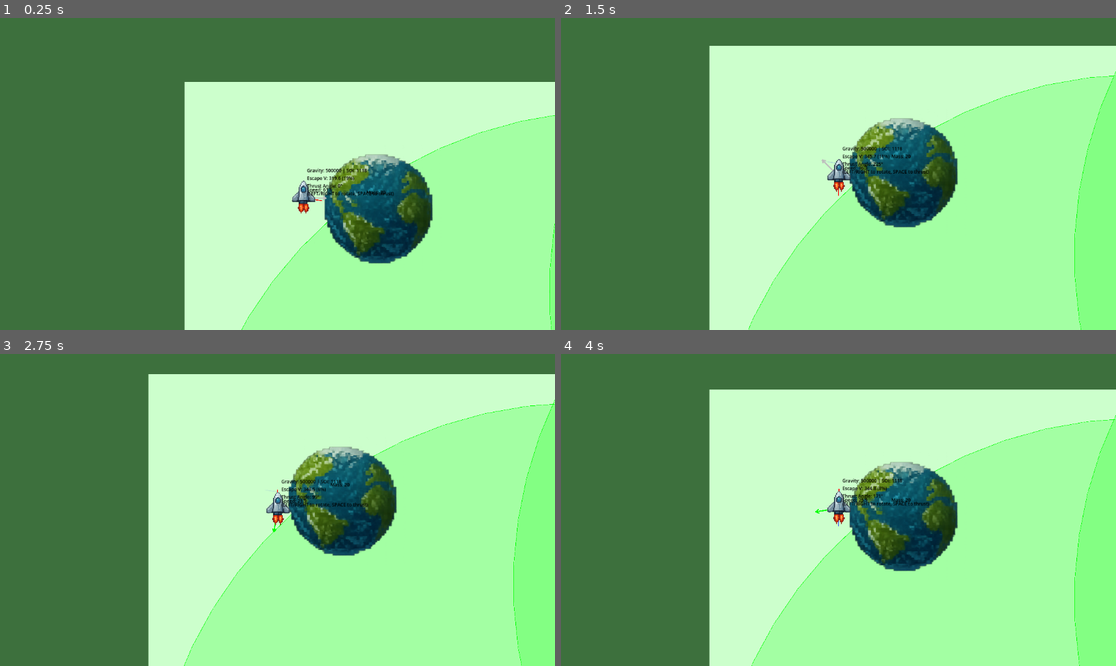
Above: before the commit, frames 1-4 (two rows, left to right).
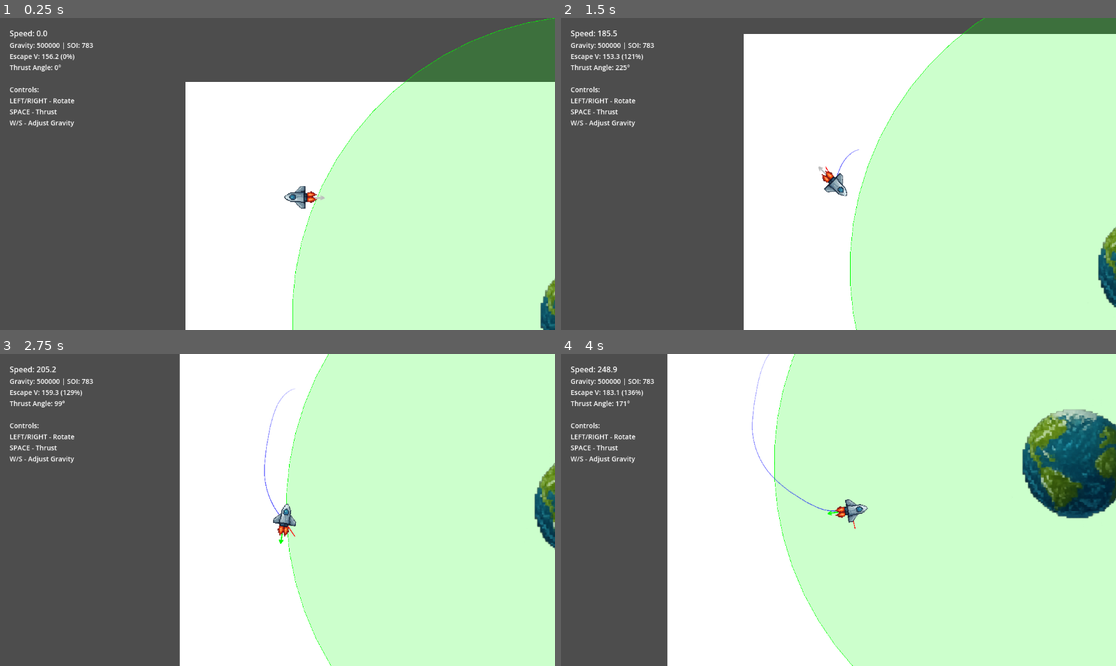
Above: after the commit, the same moments.

Repository: magedeungaro/Orbit
Game: Godot game, scene res://main.tscn
Same seed, same stepped clock (60 frames per second), same inputs: the game is played once before the commit and once after it.
Inputs:
- Up to frame 1 (0.25 s): no input
- Up to frame 2 (1.5 s): hold Right (ui_right) 0.53-1.28 s; hold Space (ui_select) 0.53-1.28 s; hold Down (ui_down) from 1.28 s (still down); tap Space (ui_select) at 1.35 s
- Up to frame 3 (2.75 s): tap Space (ui_select) at 1.52, 1.82 s; release Down (ui_down) at 2.03 s; hold Right (ui_right) from 2.03 s (still down); hold Space (ui_select) from 2.03 s (still down)
- Up to frame 4 (4 s): release Right (ui_right) at 2.78 s; release Space (ui_select) at 2.78 s; hold Up (ui_up) 2.78-3.53 s; tap Space (ui_select) at 2.85, 3.02, 3.32 s; hold Left (ui_left) from 3.53 s (still down); hold Space (ui_select) from 3.53 s (still down)

The runs differ from the first frame. In frame 1, 90% of the frame differs, in the area x 0-100%, y 0-100%; in frame 2, 93%; in frame 3, 92%; in frame 4, 85%.

Commit message:
Update scene and scripts: add HUD for ship information and adjust orbital mechanics parameters

Diff:
--- a/main.tscn
+++ b/main.tscn
@@ -8,6 +8,7 @@
 [ext_resource type="Texture2D" uid="uid://b56y5xo5mrxda" path="res://Assets/Sprites/Planet 3.PNG" id="5_planet3"]
 [ext_resource type="Texture2D" uid="uid://bvev41whwp4ii" path="res://Assets/Sprites/Planet 1.PNG" id="6_planet1"]
 [ext_resource type="Texture2D" uid="uid://bxvf2ptnyrcfq" path="res://Assets/Sprites/Ship.PNG" id="7_wyn4c"]
+[ext_resource type="Script" path="res://scripts/hud.gd" id="8_hud"]
 
 [sub_resource type="RectangleShape2D" id="RectangleShape2D_kc8bv"]
 size = Vector2(20, 61)
@@ -16,15 +17,16 @@
 
 [node name="Earth2" parent="." instance=ExtResource("3_u5sff")]
 z_index = 2
-position = Vector2(1121, 1192)
+position = Vector2(1545, 2048)
 
 [node name="Sprite2D" type="Sprite2D" parent="Earth2"]
-z_index = 1
+z_index = 2
 texture = ExtResource("5_planet3")
 
 [node name="ColorRect" type="ColorRect" parent="."]
-offset_right = 3000.0
-offset_bottom = 2000.0
+z_index = -2
+offset_right = 5000.0
+offset_bottom = 5000.0
 
 [node name="Camera2D" type="Camera2D" parent="."]
 script = ExtResource("4_camera")
@@ -33,14 +35,16 @@
 script = ExtResource("3_orbit_vis")
 
 [node name="Earth" parent="." instance=ExtResource("3_u5sff")]
+z_index = 1
+position = Vector2(1059, 609)
 
 [node name="Sprite2D" type="Sprite2D" parent="Earth"]
+z_index = 1
 texture = ExtResource("5_683ew")
 
 [node name="OrbitingBody" type="CharacterBody2D" parent="."]
 position = Vector2(300, 300)
 script = ExtResource("2_eevcs")
-thrust_force = 0.0
 mass = 500.0
 
 [node name="CollisionShape2D" type="CollisionShape2D" parent="OrbitingBody"]
@@ -49,13 +53,15 @@
 
 [node name="Sprite2D" type="Sprite2D" parent="OrbitingBody"]
 position = Vector2(1, -9)
-rotation = 0.00396934
 scale = Vector2(0.122298, 0.122298)
 texture = ExtResource("7_wyn4c")
 
+[node name="HUD" type="CanvasLayer" parent="."]
+script = ExtResource("8_hud")
+
 [node name="Earth3" parent="." instance=ExtResource("3_u5sff")]
-position = Vector2(2065, 544)
+z_index = 2
+position = Vector2(3801, 2118)
 
 [node name="Sprite2D" type="Sprite2D" parent="Earth3"]
-z_index = 1
 texture = ExtResource("6_planet1")
--- /dev/null
+++ b/scripts/hud.gd
@@ -0,0 +1,75 @@
+extends CanvasLayer
+## HUD that displays ship information in a fixed screen position
+
+var orbiting_body: CharacterBody2D
+var speed_label: Label
+var info_label: Label
+
+
+func _ready() -> void:
+	# Get reference to orbiting body
+	orbiting_body = get_tree().root.find_child("OrbitingBody", true, false)
+
+	if orbiting_body == null:
+		print("HUD Error: Could not find OrbitingBody node!")
+		return
+
+	print("HUD initialized - tracking orbiting body")
+
+	# Create the UI container
+	var margin = MarginContainer.new()
+	margin.name = "MarginContainer"
+	margin.set_anchors_preset(Control.PRESET_TOP_LEFT)
+	margin.add_theme_constant_override("margin_left", 20)
+	margin.add_theme_constant_override("margin_top", 20)
+	add_child(margin)
+
+	# Create vertical container for labels
+	var vbox = VBoxContainer.new()
+	vbox.name = "VBoxContainer"
+	margin.add_child(vbox)
+
+	# Create speed label
+	speed_label = Label.new()
+	speed_label.name = "SpeedLabel"
+	speed_label.add_theme_font_size_override("font_size", 16)
+	speed_label.add_theme_color_override("font_color", Color.WHITE)
+	vbox.add_child(speed_label)
+
+	# Create info label
+	info_label = Label.new()
+	info_label.name = "InfoLabel"
+	info_label.add_theme_font_size_override("font_size", 14)
+	info_label.add_theme_color_override("font_color", Color.WHITE)
+	vbox.add_child(info_label)
+
+	# Add a panel background for readability
+	var panel = Panel.new()
+	panel.name = "BackgroundPanel"
+	panel.set_anchors_preset(Control.PRESET_TOP_LEFT)
+	panel.modulate = Color(0, 0, 0, 0.5)
+	# Insert panel behind the margin container
+	move_child(margin, 1)
+	add_child(panel)
+	move_child(panel, 0)
+
+
+func _process(_delta: float) -> void:
+	if orbiting_body == null:
+		return
+
+	# Update speed display
+	var current_speed = orbiting_body.velocity.length()
+	speed_label.text = "Speed: %.1f" % current_speed
+
+	# Get values from orbiting body
+	var gravity = orbiting_body.gravitational_constant
+	var soi = orbiting_body.calculate_sphere_of_influence()
+	var escape_vel = orbiting_body.calculate_current_escape_velocity()
+	var escape_percentage = (current_speed / escape_vel * 100.0) if escape_vel > 0 else 0.0
+	var thrust_angle = orbiting_body.thrust_angle
+
+	# Update info display
+	info_label.text = "Gravity: %.0f | SOI: %.0f\nEscape V: %.1f (%.0f%%)\nThrust Angle: %.0f°\n\nControls:\nLEFT/RIGHT - Rotate\nSPACE - Thrust\nW/S - Adjust Gravity" % [
+		gravity, soi, escape_vel, escape_percentage, thrust_angle
+	]
--- a/scripts/orbiting_body.gd
+++ b/scripts/orbiting_body.gd
@@ -3,17 +3,19 @@
 ## The orbiting body is controlled via arrow key thrust
 ## The central body exerts gravity on the orbiting body
 
-@export var thrust_force: float = 5.0  # Force applied by thrust input (reduced from 100.0)
+@export var thrust_force: float = 300.0  # Force applied by thrust input (reduced from 100.0)
 @export var gravitational_constant: float = 500000.0  # Gravitational constant (much stronger)
 @export var gravity_adjustment_rate: float = 5000.0  # How much gravity changes per keystroke
-@export var base_sphere_of_influence: float = 500.0  # Base radius of gravitational influence
+@export var base_sphere_of_influence: float = 350.0  # Base radius of gravitational influence (reduced from 500)
+@export var proximity_gravity_boost: float = 3.0  # Extra gravity multiplier at close range (1.0 = no boost)
+@export var proximity_threshold: float = 150.0  # Distance at which proximity boost starts
 @export var show_sphere_of_influence: bool = true  # Draw the sphere of influence
 @export var mass: float = 50.0  # Mass of this body (increased from 10.0)
 @export var show_velocity_vector: bool = true  # Draw velocity vector
 @export var bounce_coefficient: float = 0.8  # How much velocity is retained after bounce (0-1)
 @export var body_radius: float = 15.0  # Radius of the body for collision detection
-@export var viewport_width: float = 3000.0  # Width of play area (match ColorRect width)
-@export var viewport_height: float = 2000.0  # Height of play area (match ColorRect height)
+@export var viewport_width: float = 5000.0  # Width of play area (match ColorRect width)
+@export var viewport_height: float = 5000.0  # Height of play area (match ColorRect height)
 @export var show_orbit_trail: bool = true  # Draw the orbit trail
 @export var orbit_trail_color: Color = Color.BLUE  # Color of the orbit trail
 @export var trail_max_points: int = 500  # Maximum points to store for trail
@@ -120,6 +122,11 @@
 	# Apply gravity from all central bodies
 	apply_gravity_from_all_bodies(delta)
 
+	# Rotate ship to face thrust direction
+	# The sprite points UP by default, but thrust_angle 0 = RIGHT (cos/sin convention)
+	# So we subtract 90 degrees to align the sprite with the thrust vector
+	rotation = deg_to_rad(thrust_angle - 90)
+
 	# Move the body using velocity
 	move_and_slide()
 
@@ -151,10 +158,10 @@
 		# Convert angle to radians
 		var thrust_angle_rad = deg_to_rad(thrust_angle)
 
-		# Calculate thrust direction
+		# Calculate thrust direction (inverted - thrust pushes opposite to where arrow points)
 		var thrust_direction = Vector2(
-			cos(thrust_angle_rad),
-			sin(thrust_angle_rad)
+			-cos(thrust_angle_rad),
+			-sin(thrust_angle_rad)
 		)
 
 		# Determine the effective thrust force
@@ -269,6 +276,13 @@
 		if distance > 1.0 and distance <= soi:
 			# Calculate gravitational acceleration: a = G * M / r^2
 			var gravitational_acceleration = (gravitational_constant * body.mass) / (distance * distance)
+
+			# Apply proximity boost - gravity gets stronger as you get closer
+			if distance < proximity_threshold:
+				# Smoothly interpolate boost from 1.0 at threshold to proximity_gravity_boost at distance 0
+				var proximity_factor = 1.0 - (distance / proximity_threshold)
+				var boost = 1.0 + (proximity_gravity_boost - 1.0) * proximity_factor
+				gravitational_acceleration *= boost
 
 			# Apply acceleration toward this body
 			var gravity_acceleration = direction_to_center.normalized() * gravitational_acceleration
@@ -314,26 +328,22 @@
 
 
 func _draw() -> void:
-	# Draw thrust direction indicator arrow
+	# Draw thrust direction indicator arrow (inverted - points opposite to ship facing)
+	# Arrow shows the direction the ship will accelerate (opposite to where nose points)
 	if show_thrust_indicator:
-		var thrust_angle_rad = deg_to_rad(thrust_angle)
 		var arrow_length = 60.0
-		var arrow_end = Vector2(
-			cos(thrust_angle_rad) * arrow_length,
-			sin(thrust_angle_rad) * arrow_length
-		)
+		# Arrow points DOWN in local space (opposite to sprite's forward direction)
+		# This matches the inverted thrust vector
+		var arrow_end = Vector2(0, arrow_length)  # DOWN in local space (positive Y)
 
 		# Draw main arrow line
 		var arrow_color = Color.GREEN if Input.is_action_pressed("ui_select") else Color.GRAY
 		draw_line(Vector2.ZERO, arrow_end, arrow_color, 3.0)
 
-		# Draw arrowhead
+		# Draw arrowhead pointing down in local space
 		var arrow_head_size = 10.0
-		var arrow_head_angle1 = thrust_angle_rad + deg_to_rad(150)
-		var arrow_head_angle2 = thrust_angle_rad - deg_to_rad(150)
-
-		var head1 = arrow_end + Vector2(cos(arrow_head_angle1) * arrow_head_size, sin(arrow_head_angle1) * arrow_head_size)
-		var head2 = arrow_end + Vector2(cos(arrow_head_angle2) * arrow_head_size, sin(arrow_head_angle2) * arrow_head_size)
+		var head1 = arrow_end + Vector2(-arrow_head_size * 0.5, -arrow_head_size)
+		var head2 = arrow_end + Vector2(arrow_head_size * 0.5, -arrow_head_size)
 
 		draw_line(arrow_end, head1, arrow_color, 3.0)
 		draw_line(arrow_end, head2, arrow_color, 3.0)
@@ -341,39 +351,3 @@
 	if show_velocity_vector and velocity.length() > 0:
 		# Draw velocity vector
 		draw_line(Vector2.ZERO, velocity.normalized() * 50, Color.RED, 2.0)
-
-		# Draw velocity magnitude text
-		var speed_text = "Speed: %.1f" % velocity.length()
-
-		# Get or create speed label
-		var speed_label: Label
-		if not has_node("SpeedLabel"):
-			speed_label = Label.new()
-			speed_label.name = "SpeedLabel"
-			add_child(speed_label)
-		else:
-			speed_label = get_node("SpeedLabel")
-
-		speed_label.text = speed_text
-		speed_label.position = Vector2(10, -30)
-		speed_label.add_theme_font_size_override("font_size", 12)
-		speed_label.add_theme_color_override("font_color", Color.BLACK)
-
-	# Display gravity info
-	var soi = calculate_sphere_of_influence()
-	var escape_vel = calculate_current_escape_velocity()
-	var current_speed = velocity.length()
-	var escape_percentage = (current_speed / escape_vel * 100.0) if escape_vel > 0 else 0.0
-	var gravity_text = "Gravity: %.0f | SOI: %.0f\nEscape V: %.1f (%.0f%%)\nThrust Angle: %.0f°\n(LEFT/RIGHT to rotate, SPACE to thrust)" % [gravitational_constant, soi, escape_vel, escape_percentage, thrust_angle]
-	var gravity_label: Label
-	if not has_node("GravityLabel"):
-		gravity_label = Label.new()
-		gravity_label.name = "GravityLabel"
-		add_child(gravity_label)
-	else:
-		gravity_label = get_node("GravityLabel")
-
-	gravity_label.text = gravity_text
-	gravity_label.position = Vector2(10, -80)
-	gravity_label.add_theme_font_size_override("font_size", 12)
-	gravity_label.add_theme_color_override("font_color", Color.BLACK)
Not shown: 1 places in main.tscn that only renumber resources
